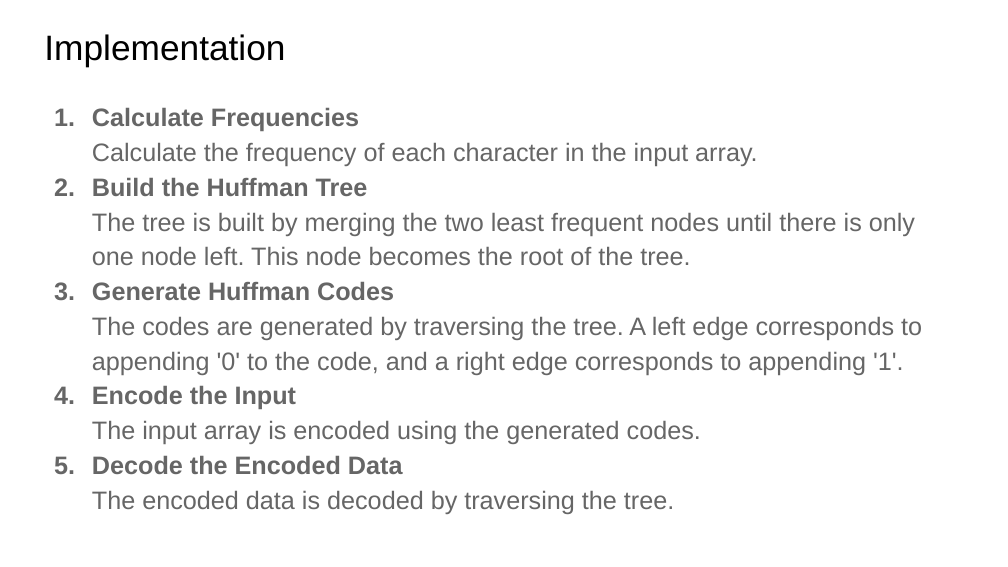
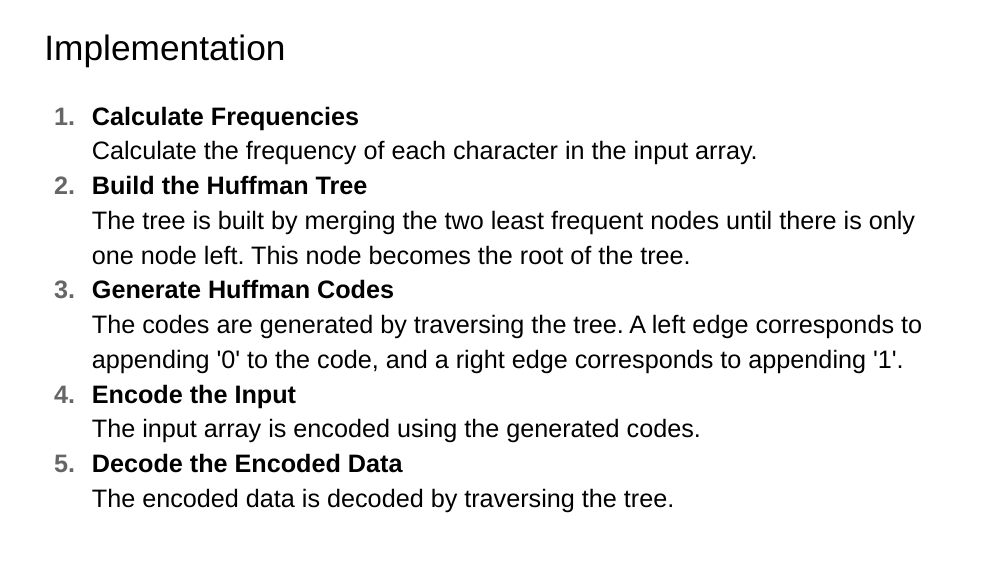
Before and after one commit to xserra/audio-coding-materials, a slide deck: slide 23 of lectures/2. Quantization and _entropy coding.pptx. Drawn at 1008x567 pixels with LibreOffice and Linux fonts; fonts in the diff are those of the drawing. Boxes give left, top, right and bottom in pixels: in the first picture for what was removed or moved away, otherwise in the second. Text is boxed around its words. In the diff, an @@ line names an element or a change of style, - is before the commit and + after.

```diff
--- a/lectures/2. Quantization and _entropy coding.pptx
+++ b/lectures/2. Quantization and _entropy coding.pptx
@@ text "Calculate Frequencies Calculate the frequency ..." at (92,106,922,513): text colour #666666 to #000000 @@
```
Also in this commit, not shown: 3 other slides changed, 1 other file.
